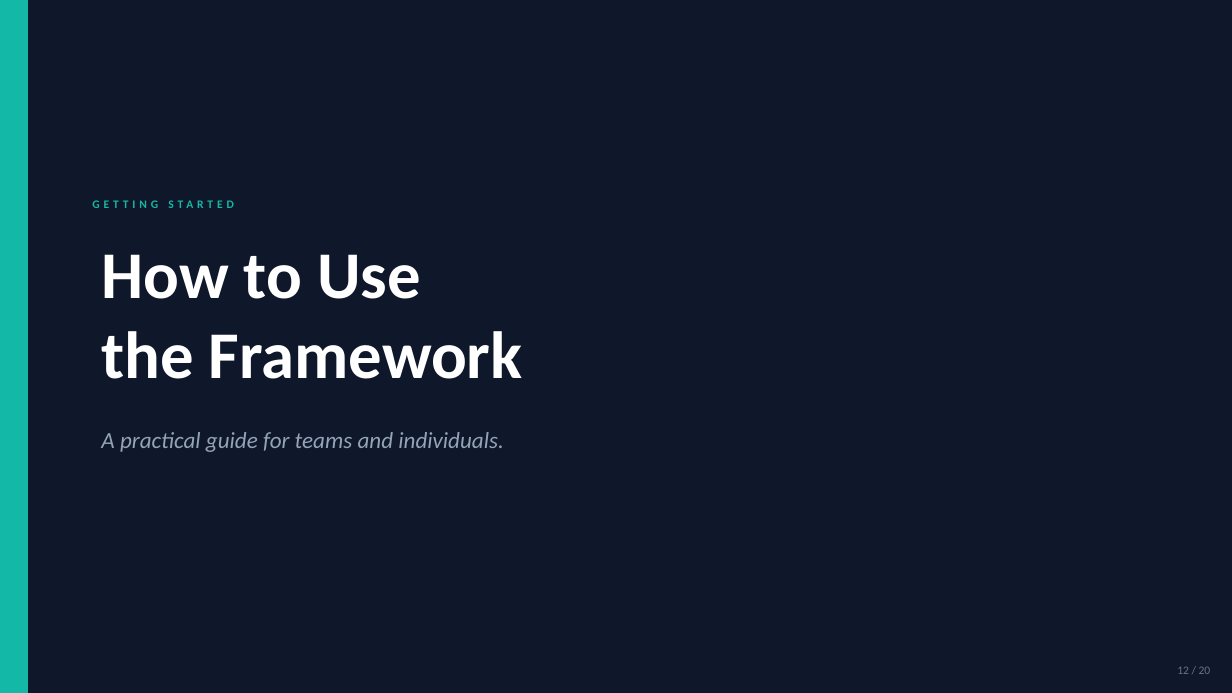
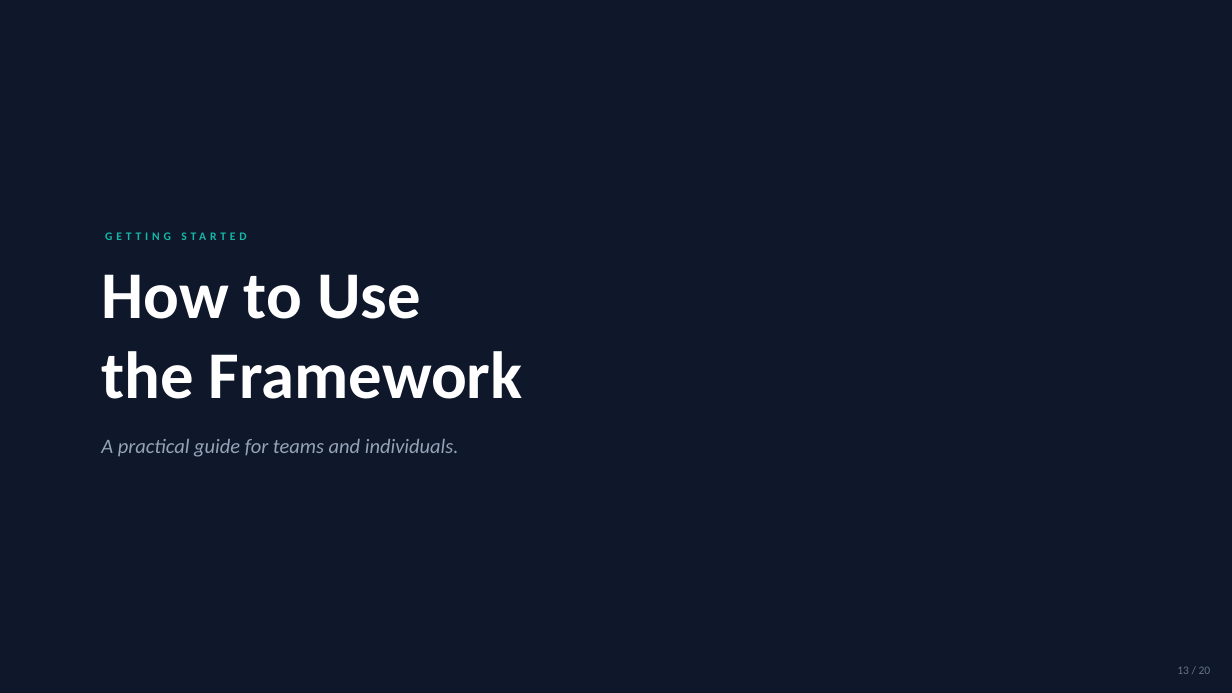
Before and after one commit to quinrobinson/agentic-product-design-framework, a slide deck: slide 13 of artifacts/onboarding-deck.pptx (slide 12 before the commit). Drawn at 1232x693 pixels with LibreOffice and Linux fonts; fonts in the diff are those of the drawing. Boxes give left, top, right and bottom in pixels: in the first picture for what was removed or moved away, otherwise in the second. Text is boxed around its words. In the diff, an @@ line names an element or a change of style, - is before the commit and + after.

```diff
--- a/artifacts/onboarding-deck.pptx
+++ b/artifacts/onboarding-deck.pptx
@@ rectangle removed at (0, 0, 28, 693) @@
@@ text "How to Use": place and size @@
-text "How to Use" at (101, 254, 523, 379)
+text "How to Use" at (101, 274, 523, 399)
@@ text "GETTING STARTED": place and size @@
-text "GETTING STARTED" at (92, 194, 1017, 214)
+text "GETTING STARTED" at (105, 226, 1030, 247)
@@ text "A practical guide for teams ..." at (101, 439, 459, 457): size 18 to 16 pt @@
```
Also in this commit, not shown: 19 other slides changed.
